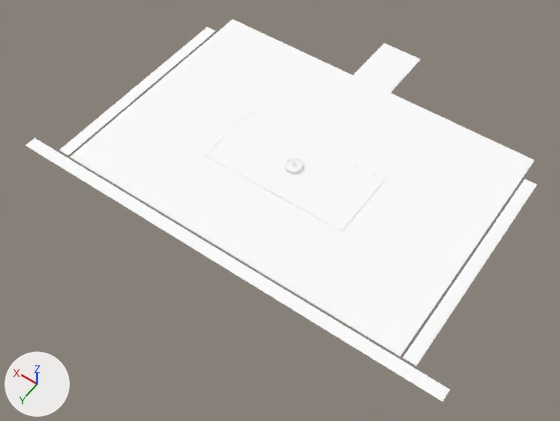
What one commit did to the glTF model games/yorimichi/assets/belmonte/meshes/SM_BM_BHip_StableYard.glb.
One viewpoint serves both versions: a camera (50 mm lens) standing at (-59.8, 88.6, 122.0) and looking at (-0.6, 5.7, -8.2). Arrows for +X, +Y and +Z are at lower left; the lights stay in place. The picture after the commit comes second. Vertices at exactly the same position are counted once.

Before the edit, the objects in view are built like this:
```python
me_sm_bhip_stableyard = bpy.data.meshes.new('SM_BHip_StableYard')
me_sm_bhip_stableyard.from_pydata(...)  # 1106 vertices, 1776 faces; spans x -50.0..50.0, y -45.0..28.2, z -0.1..2.0
# faces by material slot: [536, 86, 970, 40, 144]
me_sm_bhip_stableyard.materials.append(mat_bm_000_m_ashlar_024)
me_sm_bhip_stableyard.materials.append(mat_bm_001_m_cobble_001)
me_sm_bhip_stableyard.materials.append(mat_bm_002_m_gravel)
me_sm_bhip_stableyard.materials.append(mat_bm_003_m_water_001)
me_sm_bhip_stableyard.materials.append(mat_bm_004_m_grass)
ob_sm_bm_bhip_stableyard = bpy.data.objects.new('SM_BM_BHip_StableYard', me_sm_bhip_stableyard)
ob_sm_bm_bhip_stableyard.location = (0.0, 0.0, 0.0)
```
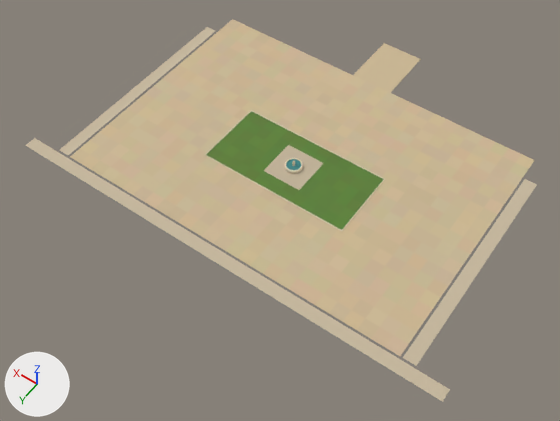
Patch to the scene script:
```diff
--- a/games/yorimichi/assets/belmonte/meshes/SM_BM_BHip_StableYard.glb.py
+++ b/games/yorimichi/assets/belmonte/meshes/SM_BM_BHip_StableYard.glb.py
@@ me_sm_bhip_stableyard @@
 me_sm_bhip_stableyard.from_pydata(...)  # 1106 vertices, 1776 faces; spans x -50.0..50.0, y -45.0..28.2, z -0.1..2.0
 # used by ob_sm_bm_bhip_stableyard; location = (0.0, 0.0, 0.0)
+# me_sm_bhip_stableyard part 1: 1776 faces centred in x -42.3..42.3, y -45.0..27.3, z 0.0..1.9 are repainted in the vertex colours; the middle colour goes from white #ffffff to beige #cdb995
 me_sm_bhip_stableyard.materials.append(mat_bm_000_m_ashlar_024)
```

Boxes [x1, y1, x2, y2] around the edits, measured in the pictures (560 x 421 px):
part 1 of me_sm_bhip_stableyard, recoloured (white to beige)
    both: [25, 19, 537, 402]
